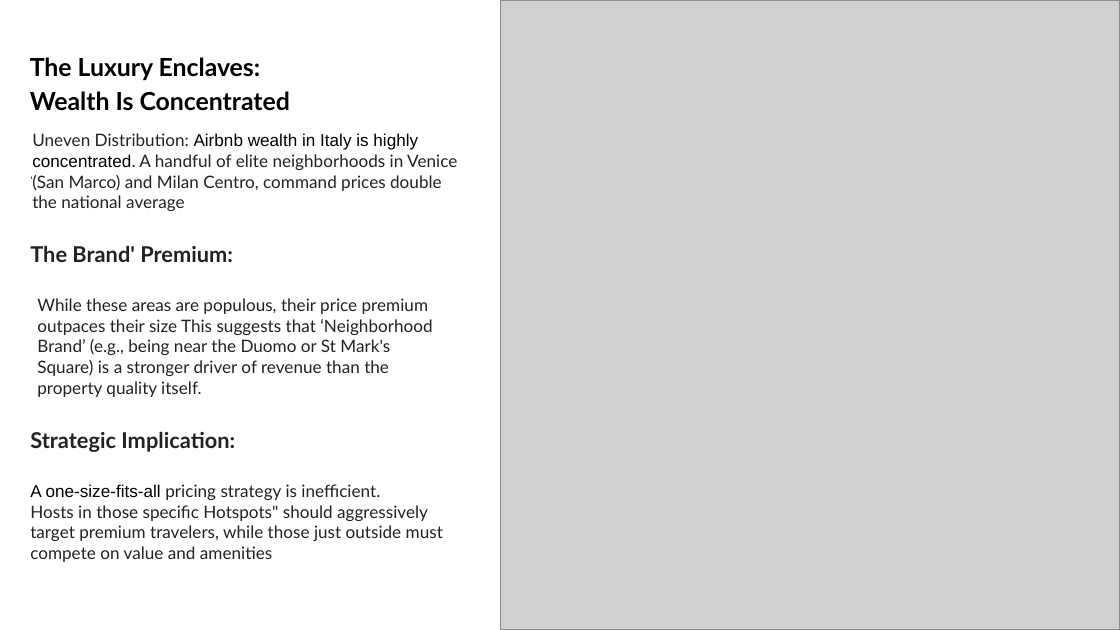
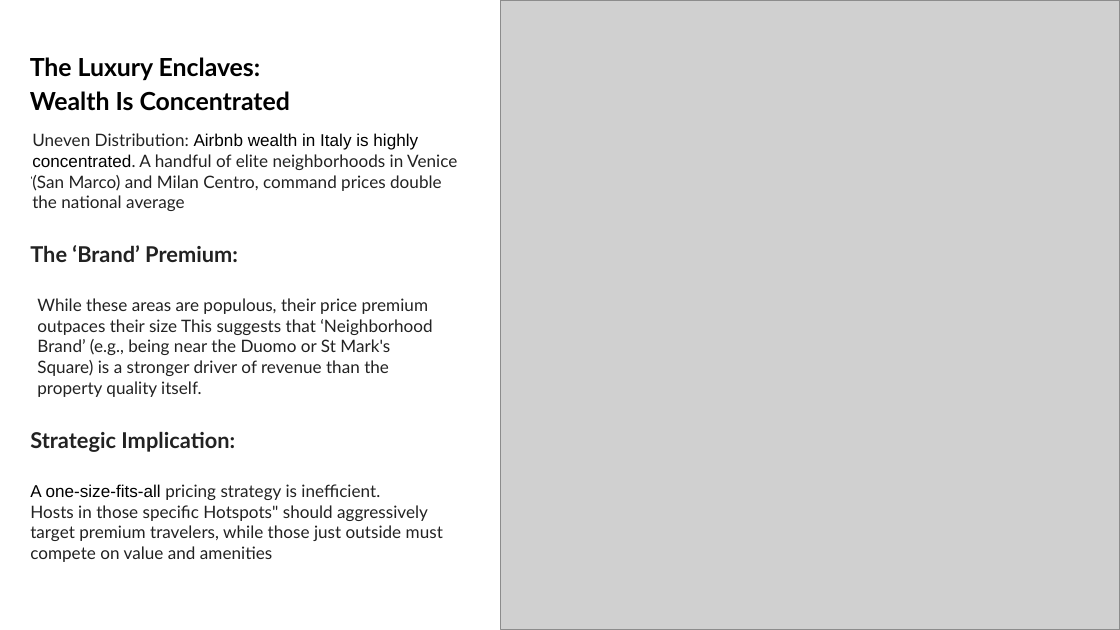
Before and after one commit to feditech/datavisualization-project, a slide deck: slide 7 of muhammad-fahad-948477 data viz project.pptx. Drawn at 1120x630 pixels with LibreOffice and Linux fonts; fonts in the diff are those of the drawing; grey boxes stand for pictures. Boxes give left, top, right and bottom in pixels: in the first picture for what was removed or moved away, otherwise in the second. Text is boxed around its words. In the diff, an @@ line names an element or a change of style, - is before the commit and + after.

Commit message:
changes

```diff
--- a/muhammad-fahad-948477 data viz project.pptx
+++ b/muhammad-fahad-948477 data viz project.pptx
@@ text at bbox=[30, 245, 238, 262]: text changed @@
-The Brand' Premium:
+The ‘Brand’ Premium:
```
